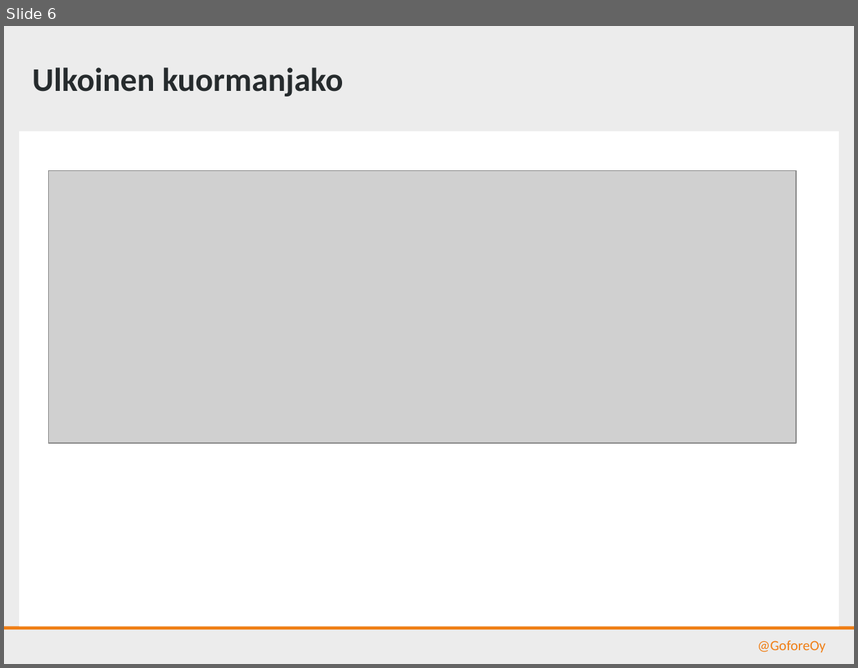
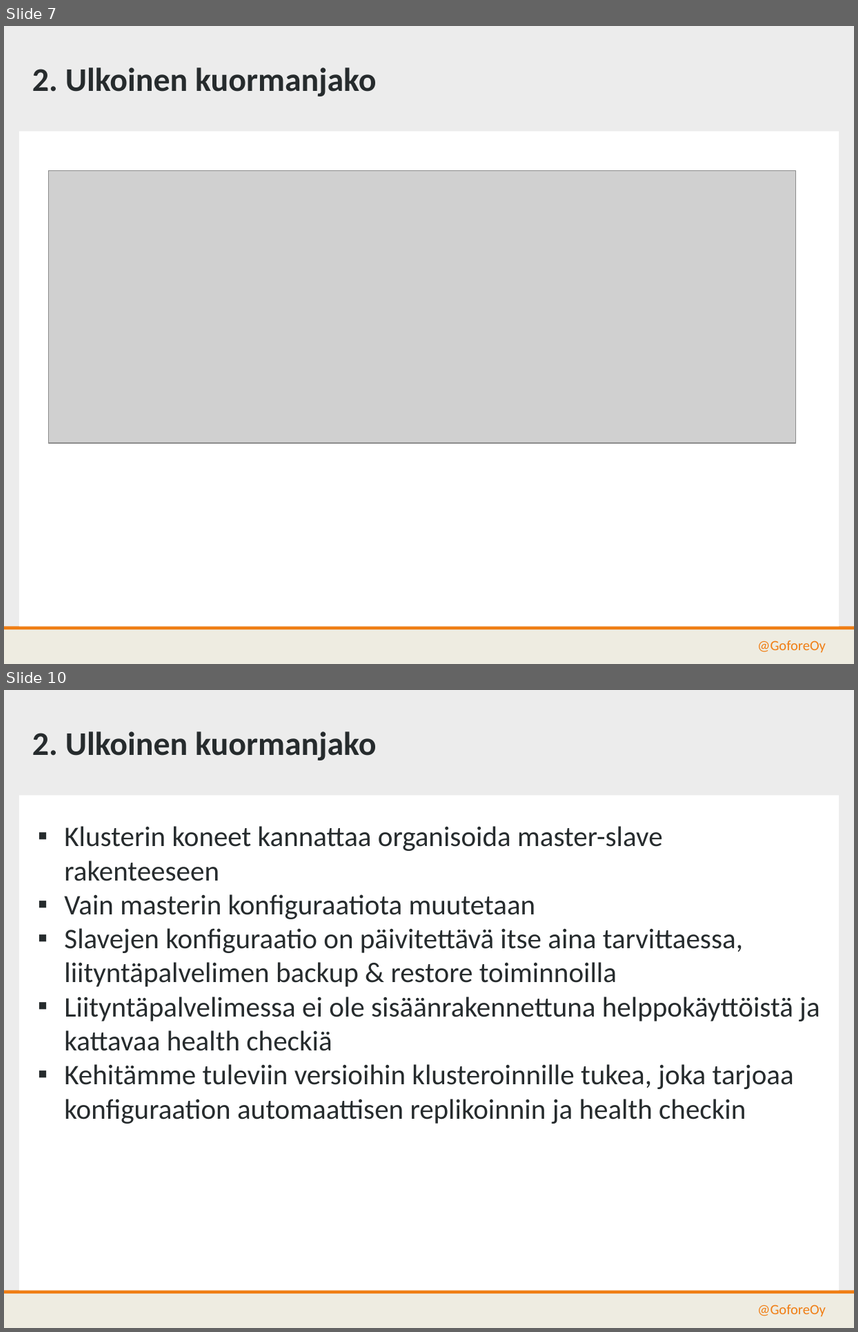
Before and after one commit to gofore/kapa-xroad-presentation, a slide deck: src/kuormanjako.pptx. Shown one above the other, each under a label of ours: slide 6 before the commit, slides 7 and 10 after it; the slides between them are not shown. The pictures are 858x668 and 858x1332 pixels, drawn with LibreOffice and Linux fonts; fonts in the diff are those of the drawing; grey boxes stand for pictures; background and template pictures are left out. Boxes give left, top, right and bottom in pixels: in the first picture for what was removed or moved away, otherwise in the second. Text is boxed around its words. In the diff, an @@ line names an element or a change of style, - is before the commit and + after.

```diff
--- a/src/kuormanjako.pptx
+++ b/src/kuormanjako.pptx
@@ slide 10 added at (x1=4, y1=690, x2=854, y2=1328), background #ECECEC; not listed: 3 template elements that a slide beside it also shows @@
@@ text added at (x1=32, y1=731, x2=376, y2=760), 28 pt, text #262B2D, bold @@
+2. Ulkoinen kuormanjako
@@ text added at (x1=64, y1=826, x2=820, y2=1123), 24 pt, text #262B2D @@
+▪ Klusterin koneet kannattaa organisoida master-slave rakenteeseen
+▪ Vain masterin konfiguraatiota muutetaan
+▪ Slavejen konfiguraatio on päivitettävä itse aina tarvittaessa, liityntäpalvelimen backup & restore toiminnoilla
+▪ Liityntäpalvelimessa ei ole sisäänrakennettuna helppokäyttöistä ja kattavaa health checkiä
+▪ Kehitämme tuleviin versioihin klusteroinnille tukea, joka tarjoaa konfiguraation automaattisen replikoinnin ja health checkin
@@ text added at (x1=757, y1=1304, x2=826, y2=1317), 12 pt, text #F07E14 @@
+@GoforeOy
@@ what was slide 6 is now slide 7 @@
@@ slide 7 changed as well @@
@@ text at (x1=32, y1=67, x2=376, y2=96): text changed @@
-Ulkoinen kuormanjako
+2. Ulkoinen kuormanjako
```
Also in this commit, not shown: 6 other slides changed, 4 other slides added, 1 slide removed.
